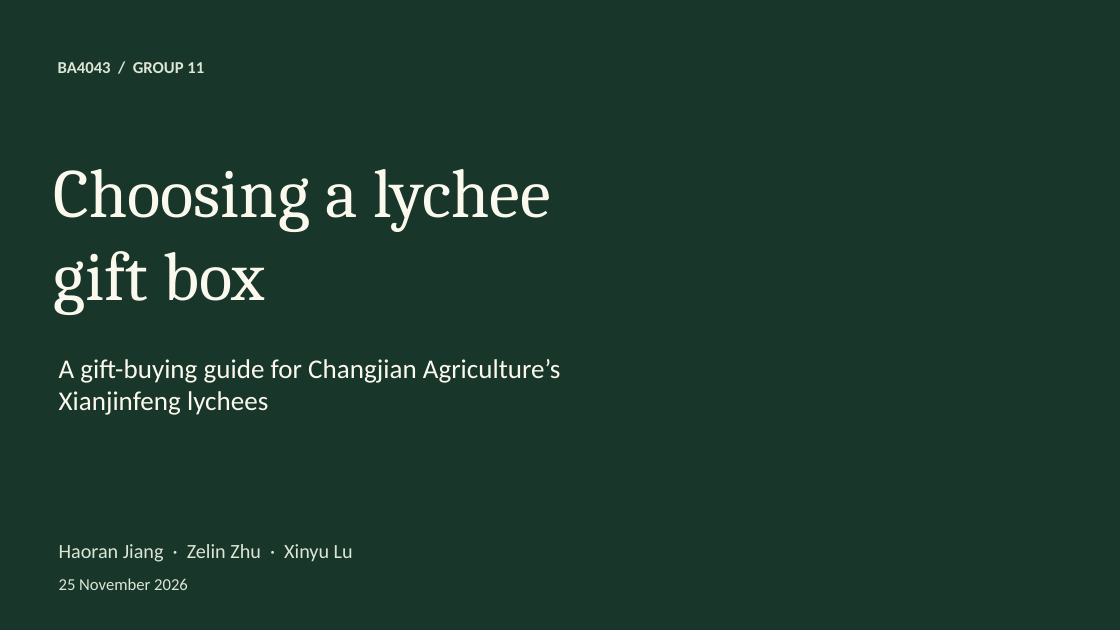
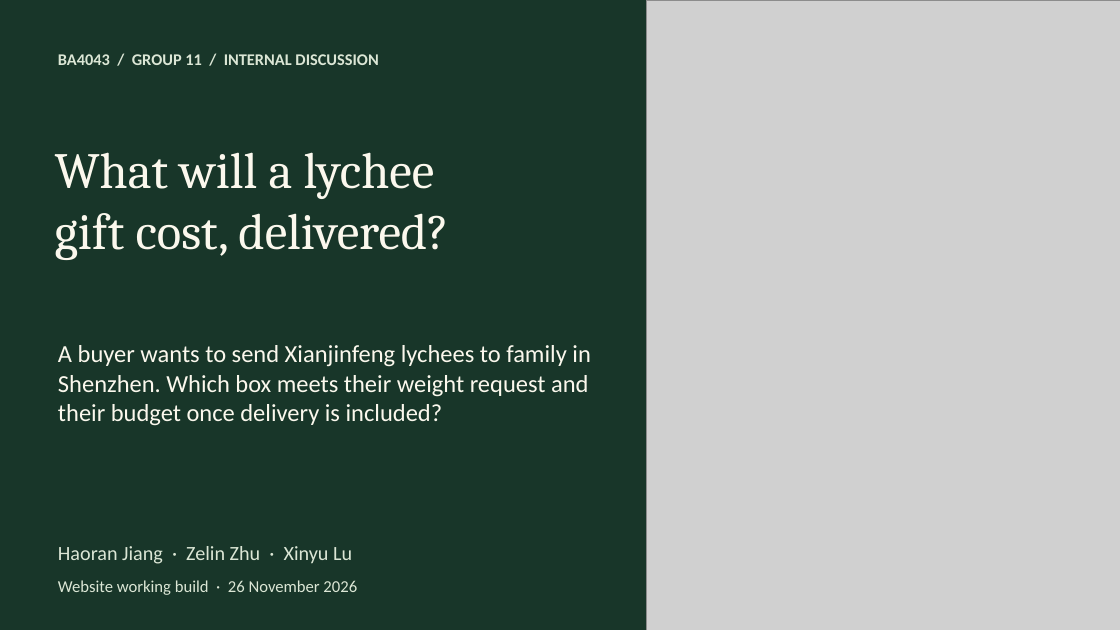
Before and after one commit to jiang4wqy/ba4043-changjian-lychee, a slide deck: slide 1 of 课堂展示.pptx. Drawn at 1120x630 pixels with LibreOffice and Linux fonts; fonts in the diff are those of the drawing; grey boxes stand for pictures; background and template pictures are left out. Boxes give left, top, right and bottom in pixels: in the first picture for what was removed or moved away, otherwise in the second. Text is boxed around its words. In the diff, an @@ line names an element or a change of style, - is before the commit and + after.

Commit message:
Sync delivered-price gift recommendations across the website and discussion slides

```diff
--- a/课堂展示.pptx
+++ b/课堂展示.pptx
@@ picture added at bbox=[647, 0, 1120, 630] @@
@@ text at bbox=[58, 54, 378, 65]: text changed; size 14.2 to 14 pt @@
-BA4043 / GROUP 11
+BA4043 / GROUP 11 / INTERNAL DISCUSSION
@@ text at bbox=[55, 152, 448, 260]: text changed; size 59.2 to 43.5 pt @@
-Choosing a lychee
-gift box
+What will a lychee
+gift cost, delivered?
@@ vertical alignment middle to top in 5 elements at bbox=[58, 546, 352, 564], bbox=[58, 54, 378, 65], bbox=[55, 152, 448, 260], bbox=[58, 580, 357, 595], bbox=[58, 345, 591, 426] @@
@@ text at bbox=[58, 345, 591, 426]: text changed; size 23.2 to 21 pt @@
-A gift-buying guide for Changjian Agriculture’s Xianjinfeng lychees
+A buyer wants to send Xianjinfeng lychees to family in Shenzhen. Which box meets their weight request and their budget once delivery is included?
@@ text at bbox=[58, 580, 357, 595]: text changed @@
-25 November 2026
+Website working build · 26 November 2026
```
Also in this commit, not shown: 4 other slides changed, 7 slides added, 5 slides removed, 15 other files.
